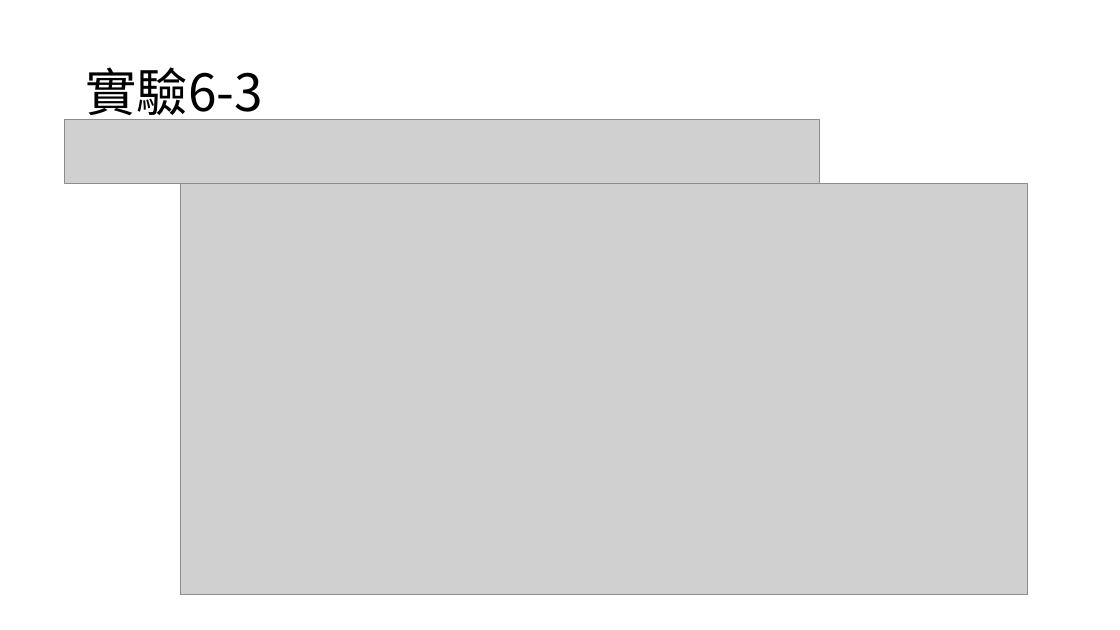
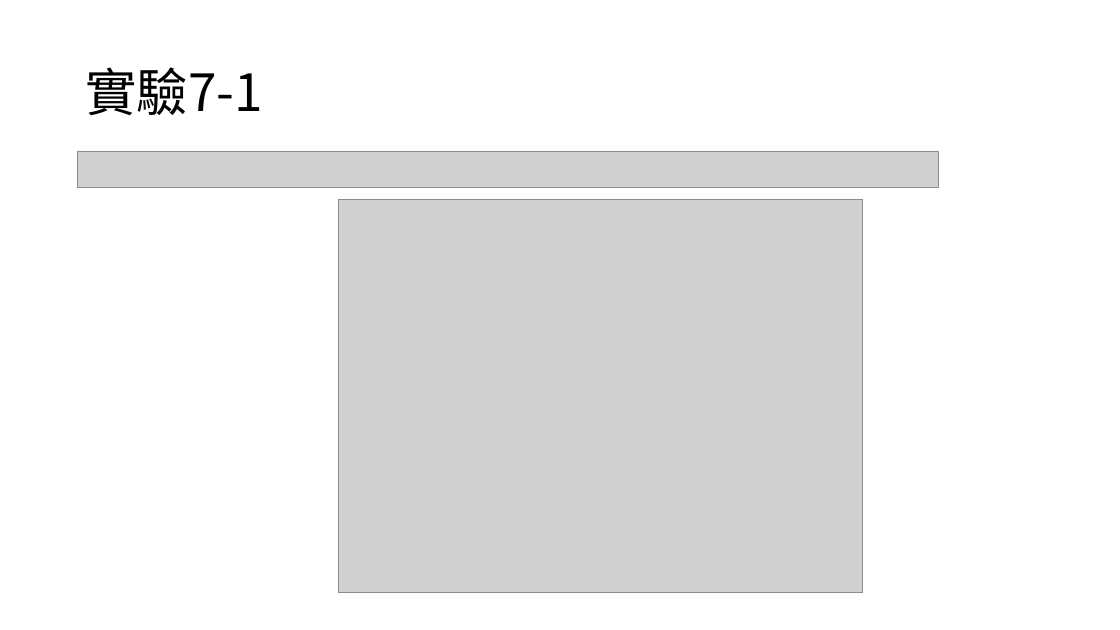
Before and after one commit to yeyi58095/control_lab, a slide deck: slide 3 of 實驗七/presentation/實驗七_第二組_葉彥辰_郭亮佑_蘇昱嘉.pptx (slide 9 before the commit). Drawn at 1120x630 pixels with LibreOffice and Linux fonts; fonts in the diff are those of the drawing; grey boxes stand for pictures. Boxes give left, top, right and bottom in pixels: in the first picture for what was removed or moved away, otherwise in the second. Text is boxed around its words. In the diff, an @@ line names an element or a change of style, - is before the commit and + after.

```diff
--- a/實驗七/presentation/實驗七_第二組_葉彥辰_郭亮佑_蘇昱嘉.pptx
+++ b/實驗七/presentation/實驗七_第二組_葉彥辰_郭亮佑_蘇昱嘉.pptx
@@ title at [85,67,263,115]: text changed @@
-實驗6-3
+實驗7-1
@@ picture: place and size @@
-picture at [64,119,819,183]
+picture at [77,151,939,188]
@@ picture: place and size @@
-picture at [181,183,1028,595]
+picture at [339,199,863,592]
```
Also in this commit, not shown: 2 other slides changed, 9 slides removed.
